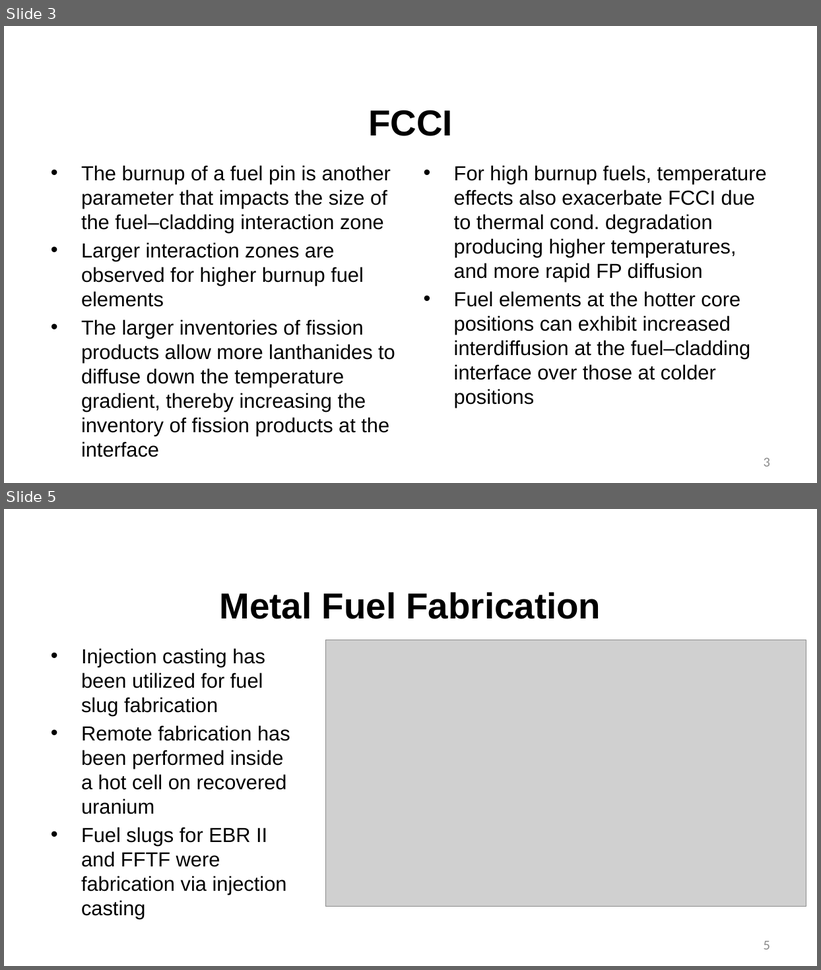
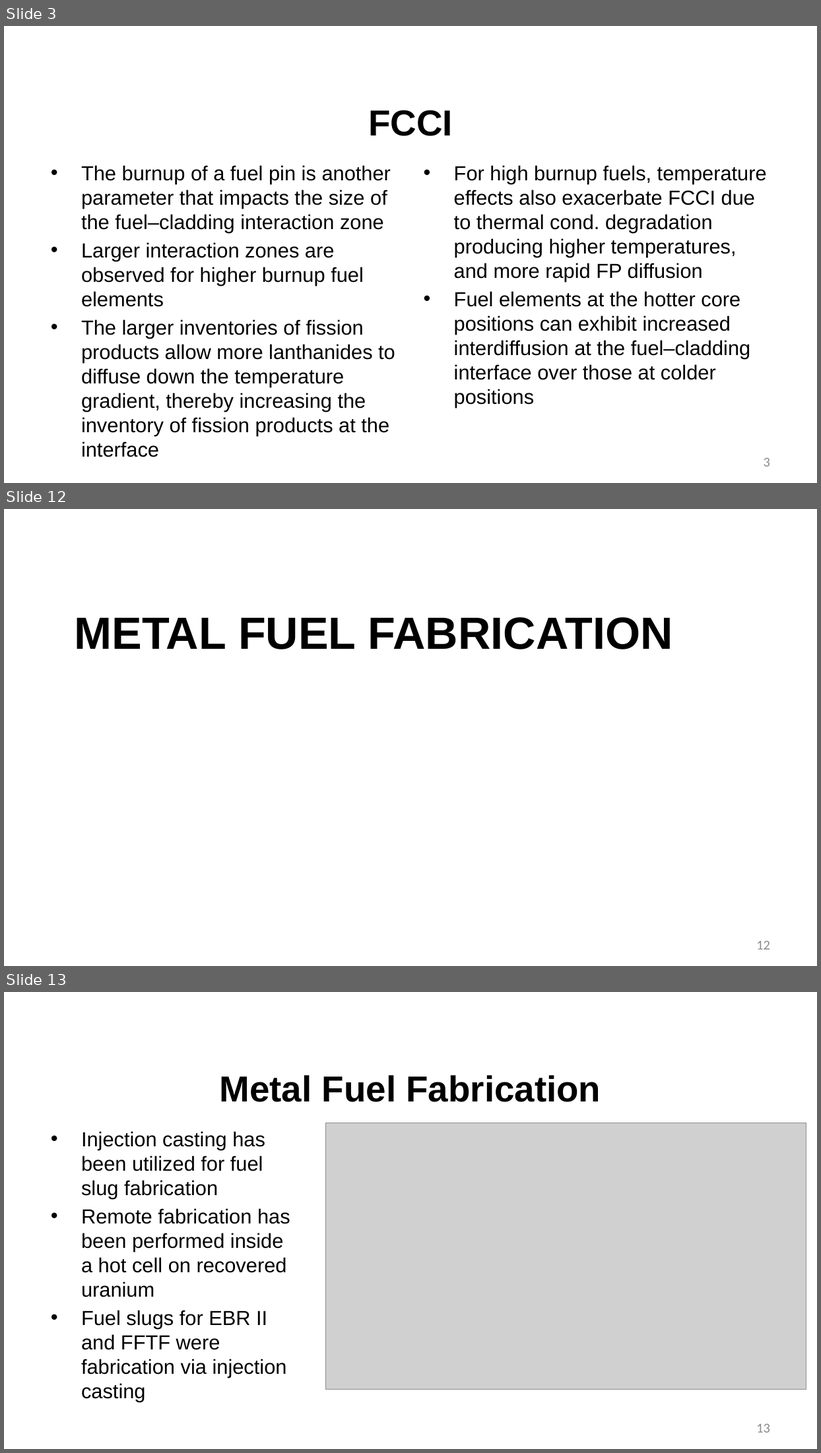
Before and after one commit to benbeeler/TEACHING, a slide deck: Advanced Reactor Materials/Lec8_SFRs.pptx. Shown one above the other, each under a label of ours: slides 3 and 5 before the commit, slides 3, 12 and 13 after it; the slides between them are not shown. The pictures are 821x970 and 821x1453 pixels, drawn with LibreOffice and Linux fonts; fonts in the diff are those of the drawing; grey boxes stand for pictures; background and template pictures are left out. Boxes give left, top, right and bottom in pixels: in the first picture for what was removed or moved away, otherwise in the second. Text is boxed around its words. In the diff, an @@ line names an element or a change of style, - is before the commit and + after.

```diff
--- a/Advanced Reactor Materials/Lec8_SFRs.pptx
+++ b/Advanced Reactor Materials/Lec8_SFRs.pptx
@@ slide 12 added at [4, 509, 817, 966], background #FFFFFF @@
@@ title added at [75, 617, 673, 650], 53.3 pt, text #000000, bold @@
+METAL FUEL FABRICATION
@@ page number added at [756, 941, 770, 950], 16 pt, text #8C8C8C @@
+12
@@ what was slide 5 is now slide 13 @@
@@ page number at [756, 1424, 770, 1433]: text changed @@
-5
+13
```
Also in this commit, not shown: 1 slide changed, 7 other slides added, 15 slides removed, 3 other files.
